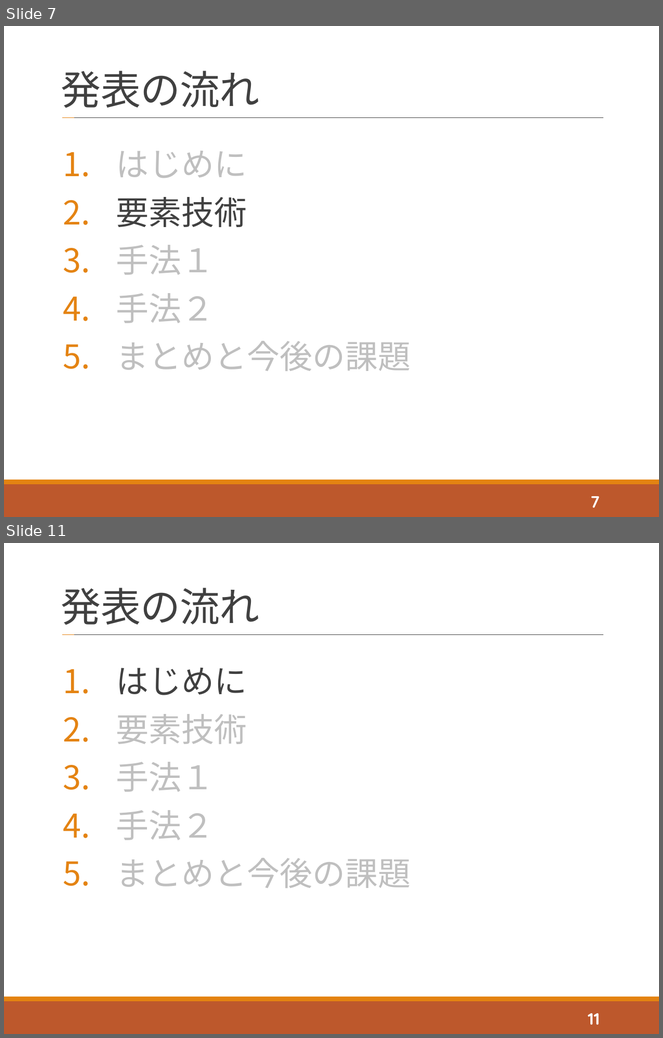
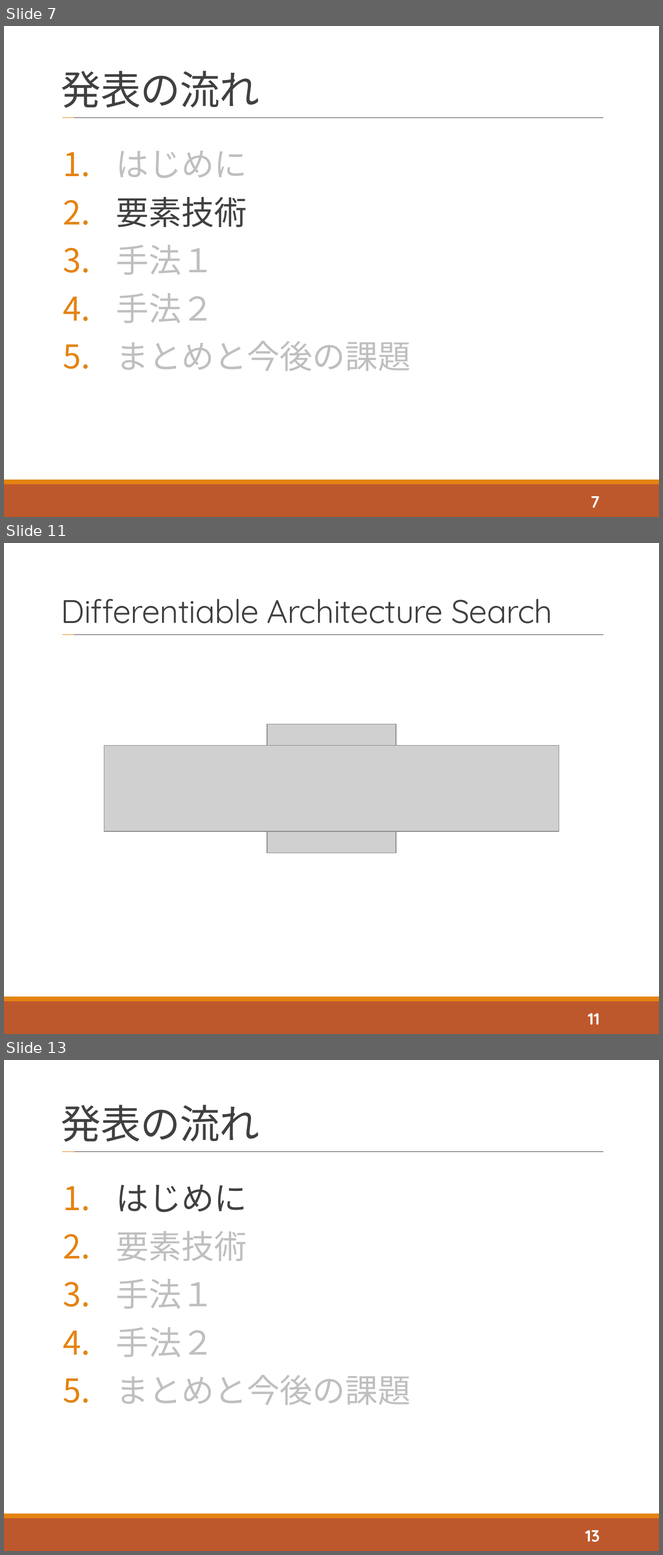
Before and after one commit to tatsuya-sugiyama/WeeklyReport, a slide deck: report/2020後期/2020_2nd_sugiyama.pptx. Shown one above the other, each under a label of ours: slides 7 and 11 before the commit, slides 7, 11 and 13 after it; the slides between them are not shown. The pictures are 663x1038 and 663x1555 pixels, drawn with LibreOffice and Linux fonts; fonts in the diff are those of the drawing; grey boxes stand for pictures. Boxes give left, top, right and bottom in pixels: in the first picture for what was removed or moved away, otherwise in the second. Text is boxed around its words. In the diff, an @@ line names an element or a change of style, - is before the commit and + after.

```diff
--- a/report/2020後期/2020_2nd_sugiyama.pptx
+++ b/report/2020後期/2020_2nd_sugiyama.pptx
@@ slide 11 added at box(4, 543, 659, 1034), background #FFFFFF; not listed: 4 template elements that a slide beside it also shows @@
@@ title added at box(61, 599, 553, 624), 36 pt, text #404040 @@
+Differentiable Architecture Search
@@ picture added at box(268, 724, 397, 853) @@
@@ picture added at box(104, 745, 559, 831) @@
@@ page number added at box(588, 1014, 600, 1025), 18 pt, text #FFFFFF, bold @@
+11
@@ what was slide 11 is now slide 13 @@
@@ page number at box(585, 1531, 600, 1543): text changed @@
-11
+13
```
Also in this commit, not shown: 3 slides changed, 1 other slide added, 2 other files.
